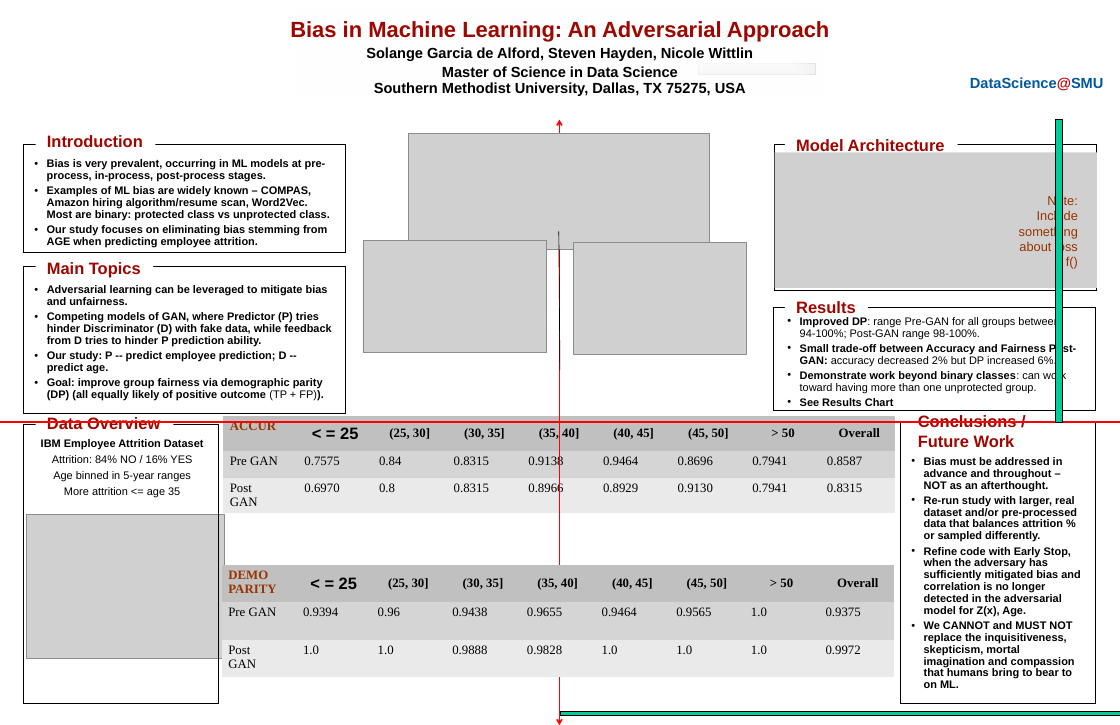
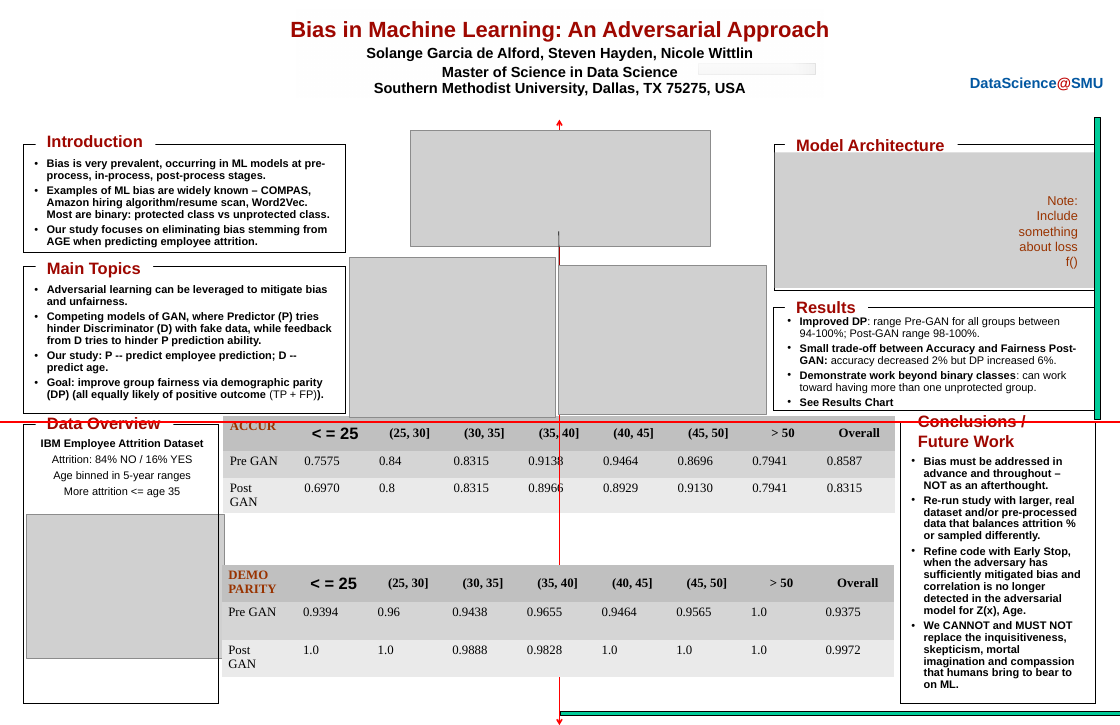
Before and after one commit to skhayden/Reducing-Age-Bias-in-Machine-Learning-An-Algorithmic-Approach, a slide deck: slide 1 of USE THIS ONE AdversarialBiasPoster.pptx. Drawn at 1120x725 pixels with LibreOffice and Linux fonts; fonts in the diff are those of the drawing; grey boxes stand for pictures; background and template pictures are left out. Boxes give left, top, right and bottom in pixels: in the first picture for what was removed or moved away, otherwise in the second. Text is boxed around its words. In the diff, an @@ line names an element or a change of style, - is before the commit and + after.

```diff
--- a/USE THIS ONE AdversarialBiasPoster.pptx
+++ b/USE THIS ONE AdversarialBiasPoster.pptx
@@ rectangle: place and size @@
-rectangle at [1055,120,1062,422]
+rectangle at [1094,117,1101,420]
@@ picture: place and size @@
-picture at [409,133,710,250]
+picture at [410,130,711,246]
@@ picture added at [350,257,555,417] @@
@@ picture removed at [363,240,546,352] @@
@@ picture added at [559,266,767,414] @@
@@ picture removed at [573,242,746,354] @@
```
Also in this commit, not shown: 2 other files.
